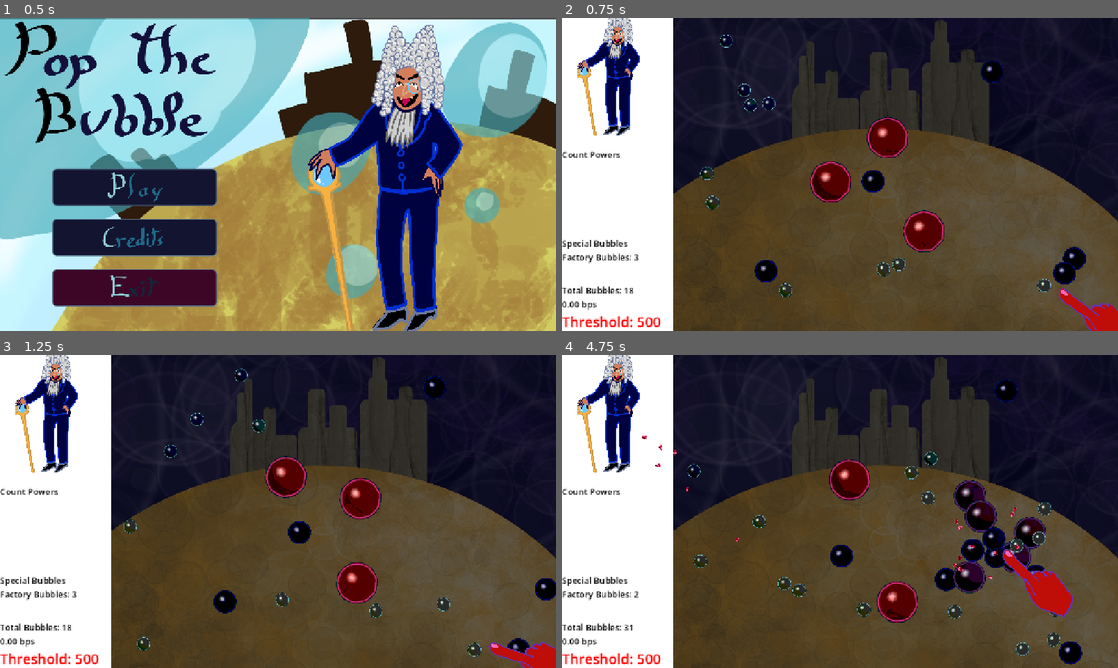
Above: before the commit, frames 1-4 (two rows, left to right).
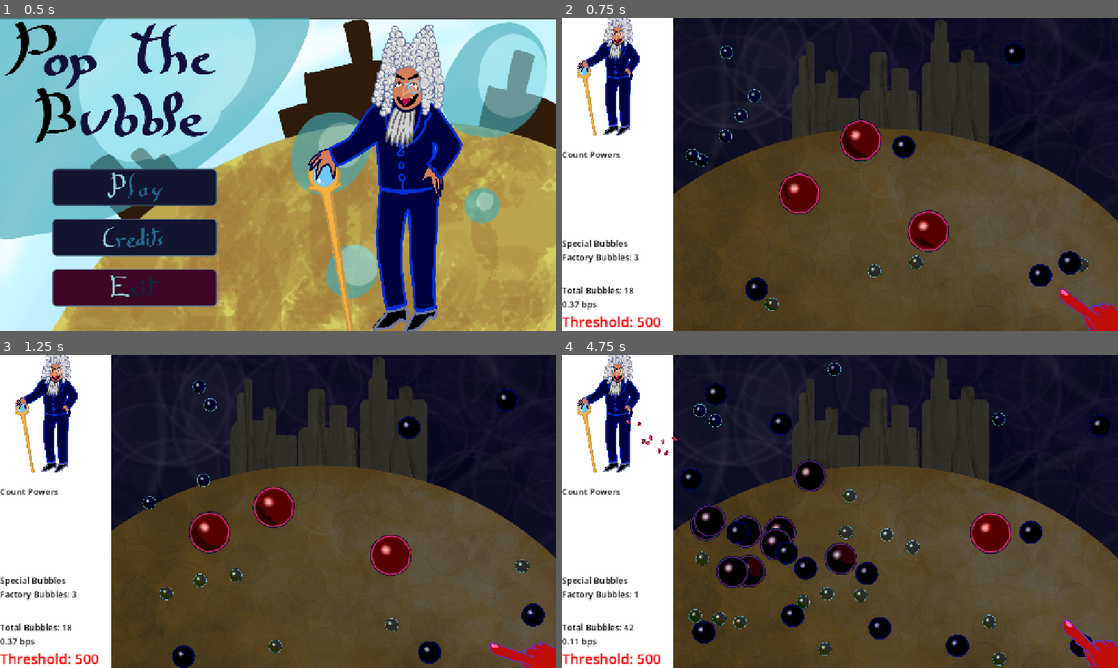
Above: after the commit, the same moments.

Repository: Isaac-SOL/Pop-the-Bubble
Game: Godot game, scene res://scenes/level/main_menu.tscn
The game is run twice, just before and just after one commit, with the same random seed, the same clock (stepped at 60 frames per second) and the same inputs.
Inputs (mouse positions are in pixels of both pictures, inside the frame that each line leads up to):
- Up to frame 1 (0.5 s): no input
- Up to frame 2 (0.75 s): click (695, 187) at 0.5 s
- Up to frame 3 (1.25 s): no input
- Up to frame 4 (4.75 s): move the mouse to (962, 495) at 1.27 s; click (962, 495) at 1.35 s; drag from (728, 527) to (606, 511) at 2.02 s; move the mouse to (895, 442) at 2.77 s; click (895, 442) at 2.85 s; drag from (812, 574) to (689, 552) at 3.52 s; move the mouse to (1006, 558) at 4.27 s; click (1006, 558) at 4.35 s

Frame 1 is identical in both runs. In frame 2, 6.5% of the frame differs, in the area x 1-95%, y 5-94%; in frame 3, 8.4%; in frame 4, 15%, in the area x 1-100%, y 2-100%.

Commit message:
removed the old bubble spawner and adapted the code

Diff:
--- a/scenes/objects/bubbles/bubble_normal.tscn
+++ b/scenes/objects/bubbles/bubble.tscn
@@ -22,30 +22,30 @@
 shader_parameter/lens_power = 0.2
 shader_parameter/tint_strength = 1.0
 
-[node name="bubble_normal" type="Area2D" unique_id=501984861]
+[node name="bubble" type="Area2D" unique_id=501984861]
 collision_layer = 12
 collision_mask = 4
-script = ExtResource("1_x8eid")
+script = ExtResource("1_63cjf")
 
 [node name="CollisionShape2D" type="CollisionShape2D" parent="." unique_id=187371561]
 shape = SubResource("CircleShape2D_270sc")
 
-[node name="bubble_corps" parent="." unique_id=1286681178 instance=ExtResource("2_jl6ec")]
+[node name="bubble_corps" parent="." unique_id=1286681178 instance=ExtResource("2_orjhs")]
 unique_name_in_owner = true
 
 [node name="Sprite2D" parent="bubble_corps" index="0" unique_id=24901897]
-material = SubResource("ShaderMaterial_plh5e")
+material = SubResource("ShaderMaterial_s35st")
 
 [node name="Splash" type="Sprite2D" parent="." unique_id=1971966676]
 unique_name_in_owner = true
 visible = false
 z_index = 10
 scale = Vector2(0.365, 0.365)
-texture = ExtResource("3_x8eid")
+texture = ExtResource("4_sy5dr")
 
 [node name="AudioBubbleUp" type="AudioStreamPlayer2D" parent="." unique_id=2078199509]
 unique_name_in_owner = true
-stream = ExtResource("5_p1tiu")
+stream = ExtResource("5_redsc")
 volume_db = -15.0
 bus = &"Sfx"
 
--- a/scenes/objects/bubbles/bubble_spawner_inherited.tscn
+++ /dev/null
@@ -1,34 +0,0 @@
-[gd_scene format=3 uid="uid://dlysmit1f5l4w"]
-
-[ext_resource type="PackedScene" uid="uid://btrnaiw5jker4" path="res://scenes/objects/bubbles/bubble_normal.tscn" id="1_10vtu"]
-[ext_resource type="Script" uid="uid://bopospicvp6u" path="res://scripts/objects/bubbles/bubble_spawner.gd" id="2_bsdqb"]
-[ext_resource type="Shader" uid="uid://31wsj26wc0o6" path="res://assets/shaders/bubble_shader.gdshader" id="3_bsdqb"]
-
-[sub_resource type="ShaderMaterial" id="ShaderMaterial_77ogs"]
-resource_local_to_scene = true
-shader = ExtResource("3_bsdqb")
-shader_parameter/bubble_color = Color(0.1, 0.6, 1, 1)
-shader_parameter/rim_color = Color(0.2, 0.2, 1, 1)
-shader_parameter/rim_width = 0.2
-shader_parameter/wobble_strength = 0.01
-shader_parameter/wobble_speed = 10.0
-shader_parameter/light_direction = Vector2(1, -1)
-shader_parameter/lens_radius = 5.0
-shader_parameter/lens_power = 0.2
-shader_parameter/tint_strength = 1.0
-
-[node name="bubble_spawner_inherited" unique_id=501984861 instance=ExtResource("1_10vtu")]
-script = ExtResource("2_bsdqb")
-taux_de_spawn = 72
-bubble_level = 2
-bubble_color = Color(0.82816637, 1.7519593e-05, 0.56423914, 1)
-
-[node name="Sprite2D" parent="bubble_corps" parent_id_path=PackedInt32Array(1286681178) index="0" unique_id=24901897]
-material = SubResource("ShaderMaterial_77ogs")
-
-[node name="Timer" type="Timer" parent="." index="4" unique_id=72235582]
-autostart = true
-
-[connection signal="timeout" from="Timer" to="." method="_on_timer_timeout"]
-
-[editable path="bubble_corps"]
--- a/scripts/level/main.gd
+++ b/scripts/level/main.gd
@@ -50,8 +50,8 @@
 	%LabelBubbles.text = "%d bubbles" % Global.all_bubbles.size()
 	Global.bubble_per_seconds = 0.
 	for b: Bubble in Global.all_bubbles:
-		if b is BubbleSpawner:
-			Global.bubble_per_seconds += b.taux_de_spawn /100. * 1./b.timer.wait_time
+		if b.is_factory:
+			Global.bubble_per_seconds += b.factory_spawn_rate /100. * 1./b.timer_factory.wait_time
 	%LabelBubblesPerSec.text = "%.2f bps" % Global.bubble_per_seconds
 	check_win()
 
--- a/scripts/objects/bubbles/bubble.gd
+++ b/scripts/objects/bubbles/bubble.gd
@@ -28,7 +28,7 @@
 var timer_dividend: Timer
 var is_factory: bool = false
 var timer_factory: Timer
-var factory_spawn_rate: int = 0
+var factory_spawn_rate: int = 75
 var nugget_value: int
 var dead: bool = false
 
--- a/scripts/objects/bubbles/bubble_spawner.gd
+++ /dev/null
@@ -1,23 +0,0 @@
-extends Bubble
-class_name BubbleSpawner
-@export var taux_de_spawn: int = 72 #pourcentage
-@onready var timer: Timer = $Timer
-
-func _ready() -> void:
-	super()
-	Global.factory_bubble_count += 1
-	shader_material.set_shader_parameter("wobble_strenght", 0.05)
-
-func bubble_popped()-> void:
-	Global.factory_bubble_count -= 1
-	super()
-
-func bubble_deleted()-> void:
-	Global.factory_bubble_count -= 1
-	super()
-
-func _on_timer_timeout() -> void:
-	if randi() % 101 > taux_de_spawn:
-		spawn.emit(1, position, 0)
-	else:
-		timer.wait_time += randfn(-.01, .01)
Not shown: 1 places in scenes/objects/bubbles/bubble.tscn that only renumber resources
Not shown, removed: scripts/objects/bubbles/bubble_spawner.gd.uid
